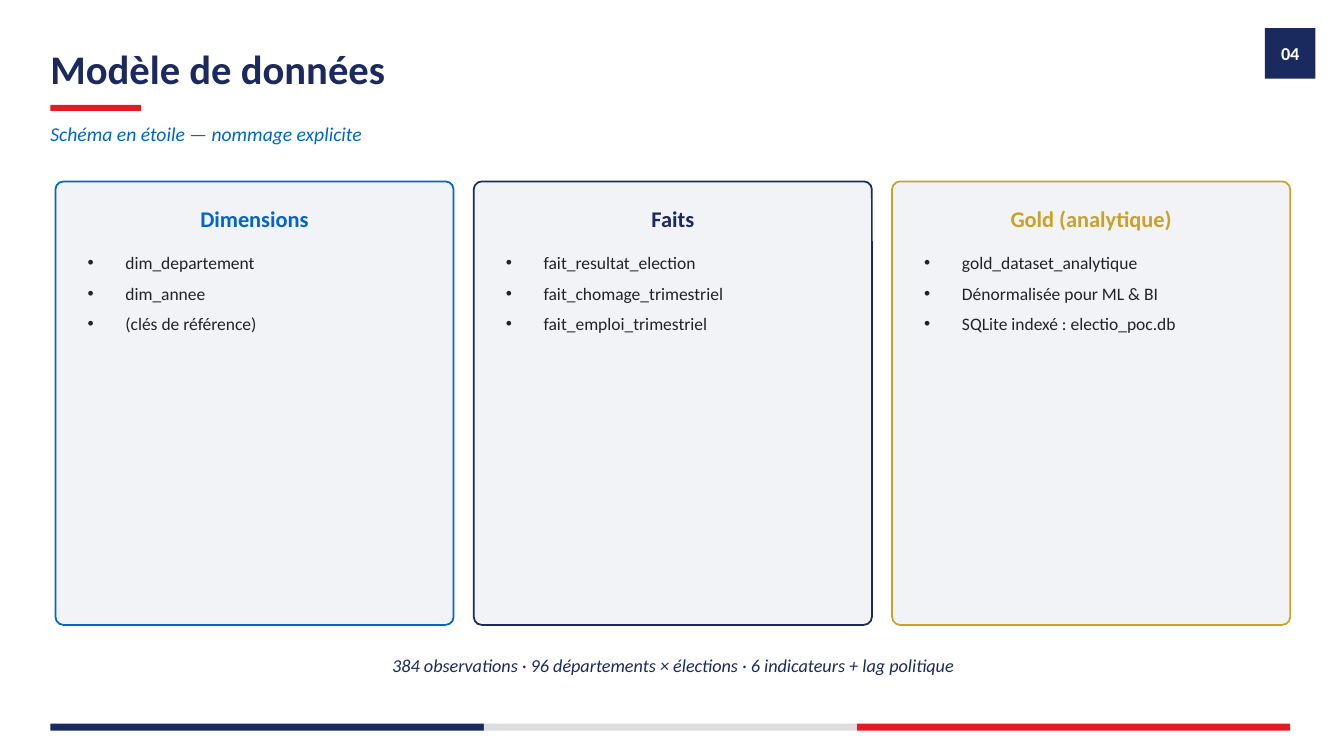
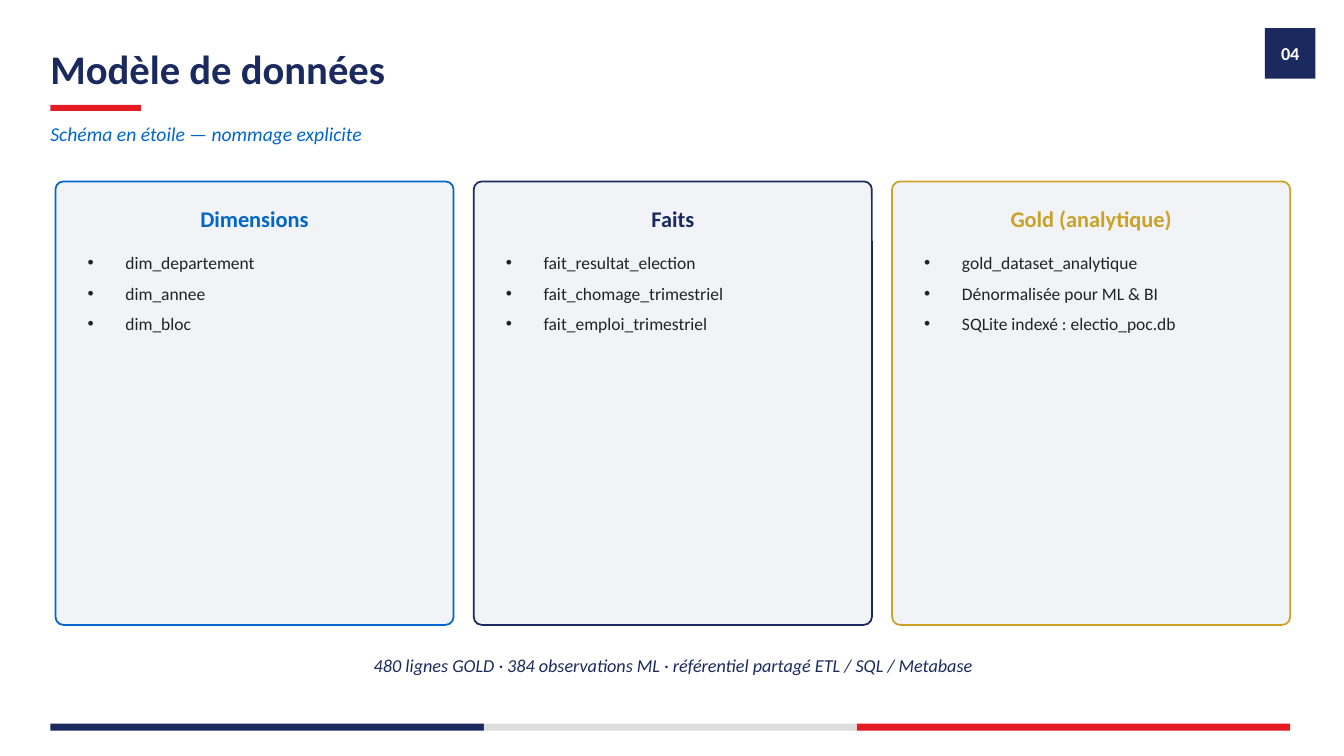
Before and after one commit to guilafont1/mspr-rattrapage, a slide deck: slide 7 of docs/livrables/Support_soutenance_POC_ElectioAnalytics.pptx (slide 6 before the commit). Drawn at 1344x756 pixels with LibreOffice and Linux fonts; fonts in the diff are those of the drawing. Boxes give left, top, right and bottom in pixels: in the first picture for what was removed or moved away, otherwise in the second. Text is boxed around its words. In the diff, an @@ line names an element or a change of style, - is before the commit and + after.

```diff
--- a/docs/livrables/Support_soutenance_POC_ElectioAnalytics.pptx
+++ b/docs/livrables/Support_soutenance_POC_ElectioAnalytics.pptx
@@ text at <box>125,318,191,333</box>: text changed @@
-• (clés de référence)
+• dim_bloc
@@ text at <box>374,659,973,675</box>: text changed @@
-384 observations · 96 départements × élections · 6 indicateurs + lag politique
+480 lignes GOLD · 384 observations ML · référentiel partagé ETL / SQL / Metabase
```
Also in this commit, not shown: 11 other slides changed, 3 slides added, 26 other files.
